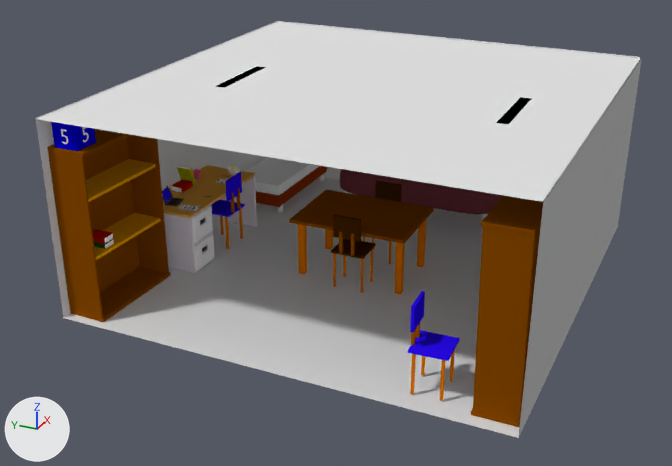
An edit to the Blender file room world/scenes/RW206.blend, drawn before and after from the same camera.
One viewpoint serves both versions: a 50 mm camera at (-32.2, -13.2, 17.5) aimed at (-1.1, 0.8, 2.0). The lights are fixed; the arrows at lower left show +X, +Y and +Z.

Objects in the first picture: 'Bookshelf 2', 'Ceiling', 'Ceiling Light 1', 'Ceiling Light 2', 'Cube', 'East Wall', 'Floor', 'North Wall', 'Sofa', 'West Wall', 'Yellow Book 2', 'bookshelf1_pt005.001', 'bookshelf1_pt006', 'bookshelf1_pt006.001', 'table'.
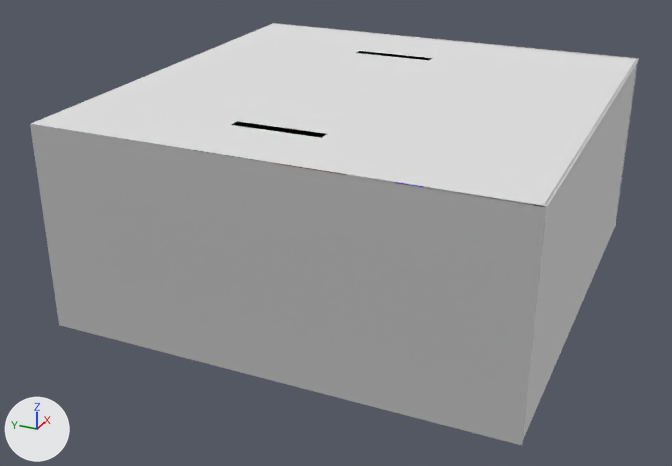
Changed parts and their boxes [x1, y1, x2, y2] in the pictures (672 x 466 px):
'East Wall', moved, turned
    before: [518, 59, 642, 438]
    after: [30, 124, 546, 445]
'Ceiling', moved, turned
    before: [38, 22, 640, 202]
    after: [31, 24, 638, 206]
'North Wall', moved, turned
    before: [276, 21, 640, 180]
    after: [523, 59, 637, 439]
'West Wall', moved, turned
    before: [36, 22, 276, 317]
    after: [272, 23, 638, 226]
'Ceiling Light 2', moved, turned
    before: [496, 97, 531, 124]
    after: [231, 121, 326, 138]
'Ceiling Light 1', moved, turned
    before: [215, 66, 266, 88]
    after: [356, 51, 432, 60]
'Yellow Book 2', moved, turned (not visible afterwards)
    before: [177, 166, 196, 184]
'book1_pt001.004', deleted
    before: [178, 166, 191, 169]
'Floor', unchanged, covered by the edit
    before: [64, 177, 520, 438]
'bookshelf1_pt006', unchanged, covered by the edit
    before: [473, 227, 532, 423]
'bookshelf1_pt005.001', unchanged, covered by the edit
    before: [50, 151, 103, 319]
'table', unchanged, covered by the edit
    before: [289, 190, 434, 244]

The change in detail:
Object 'book1_pt001.004' (ob_book1_pt001_004) is deleted.
Object 'Ceiling' (ob_ceiling) moves from (0.36, 0.01, 7.76) to (-0.02, -0.07, 7.76).
Object 'Ceiling' (ob_ceiling) turns from (0, 0, 179) to (0, 0, 90) degrees about x, y and z.
Object 'Ceiling Light 1' (ob_ceiling_light_1) moves from (-0.55, 5.19, 7.64) to (5.16, 0.91, 7.64).
Object 'Ceiling Light 1' (ob_ceiling_light_1) turns from (0, 0, 0) to (0, 0, -89) degrees about x, y and z.
Object 'Ceiling Light 2' (ob_ceiling_light_2) moves from (-0.55, -5.86, 7.64) to (-5.89, 0.77, 7.64).
Object 'Ceiling Light 2' (ob_ceiling_light_2) turns from (0, 0, 0) to (0, 0, -89) degrees about x, y and z.
Object 'East Wall' (ob_east_wall) moves from (0.25, -8.78, 3.82) to (-8.8, -0.07, 3.82).
Object 'East Wall' (ob_east_wall) turns from (0.1, -0.4, 89) to (0.1, -0.4, -0) degrees about x, y and z.
Object 'North Wall' (ob_north_wall) moves from (9.07, -0.08, 3.89) to (0.02, -8.78, 3.89).
Object 'North Wall' (ob_north_wall) turns from (0, 0, 179) to (0, 0, 90) degrees about x, y and z.
Object 'West Wall' (ob_west_wall) moves from (0.44, 8.78, 3.87) to (8.76, -0.03, 3.87).
Object 'West Wall' (ob_west_wall) turns from (0, 0, 89) to (0, 0, 0.2) degrees about x, y and z.
Object 'Yellow Book 2' (ob_yellow_book_2) moves from (-0.3, 8.3, 3.03) to (8.27, 0.7, 3.03).
Object 'Yellow Book 2' (ob_yellow_book_2) turns from (70, 0, 90) to (70, 0, 0.6) degrees about x, y and z.
